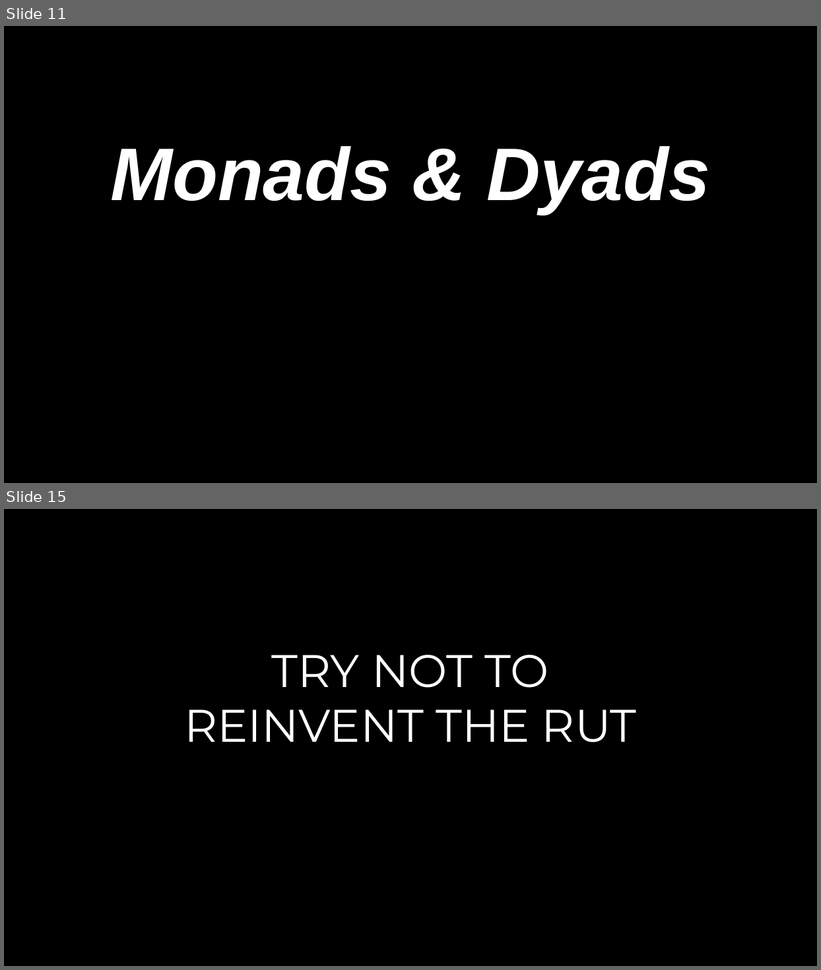
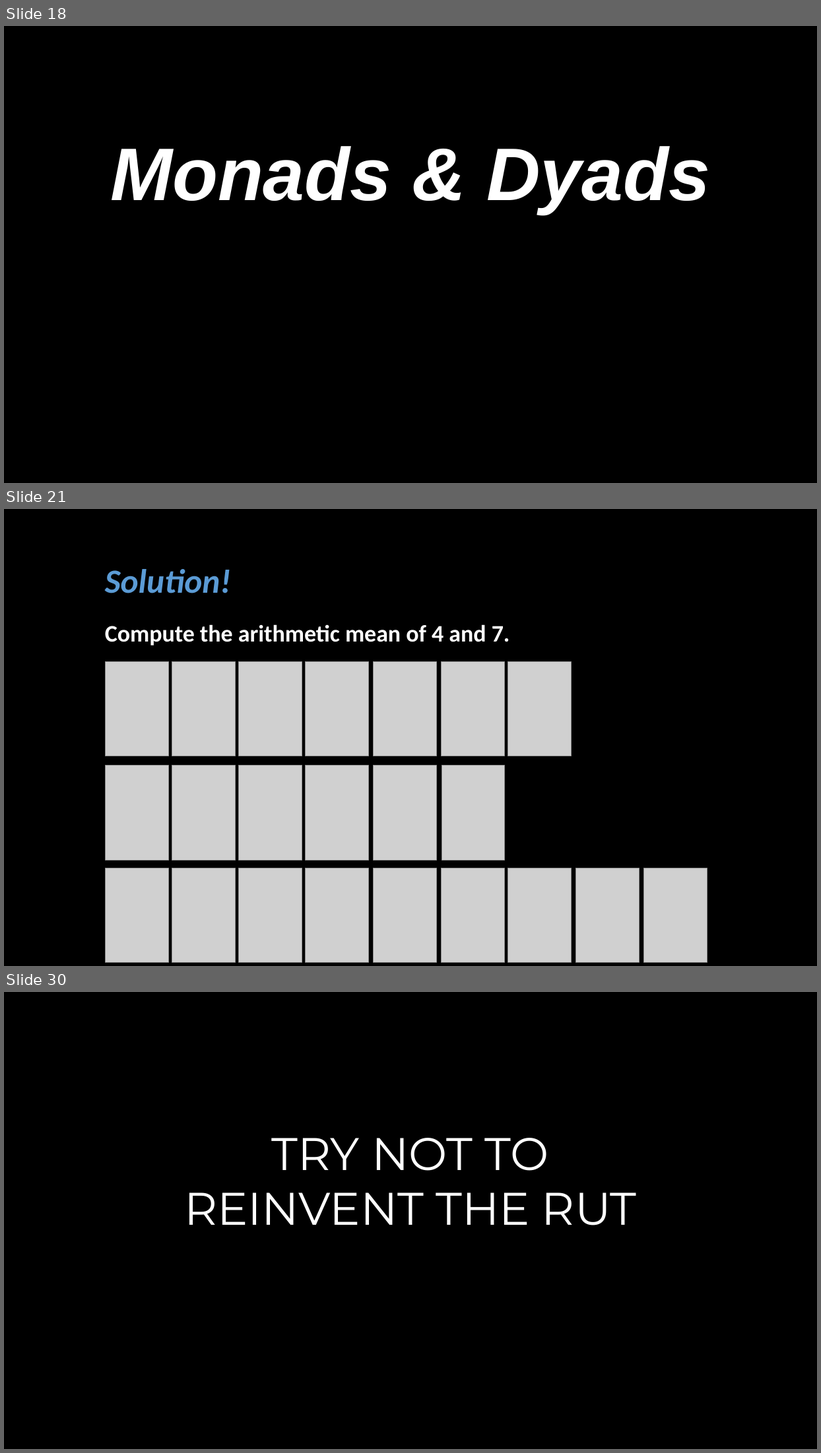
Before and after one commit to joshuaeckroth/zigzag, a slide deck: slides/zigzag.pptx. Shown one above the other, each under a label of ours: slides 11 and 15 before the commit, slides 18, 21 and 30 after it; the slides between them are not shown. The pictures are 821x970 and 821x1453 pixels, drawn with LibreOffice and Linux fonts; fonts in the diff are those of the drawing; grey boxes stand for pictures. Boxes give left, top, right and bottom in pixels: in the first picture for what was removed or moved away, otherwise in the second. Text is boxed around its words. In the diff, an @@ line names an element or a change of style, - is before the commit and + after.

```diff
--- a/slides/zigzag.pptx
+++ b/slides/zigzag.pptx
@@ slide 21 added at (4, 509, 817, 966), background #000000 @@
@@ text added at (105, 569, 231, 593), 40 pt, text #5B9BD5, bold, italic @@
+Solution!
@@ text added at (105, 625, 510, 646), 28 pt, text #FFFFFF, bold @@
+Compute the arithmetic mean of 4 and 7.
@@ picture added at (105, 662, 168, 757) @@
@@ picture added at (172, 662, 235, 757) @@
@@ picture added at (239, 662, 302, 757) @@
@@ picture added at (306, 662, 368, 757) @@
@@ picture added at (374, 662, 436, 757) @@
@@ picture added at (442, 662, 504, 757) @@
@@ picture added at (508, 662, 572, 757) @@
@@ picture added at (105, 766, 168, 860) @@
@@ picture added at (172, 766, 235, 860) @@
@@ picture added at (239, 766, 302, 860) @@
@@ picture added at (306, 766, 368, 860) @@
@@ picture added at (374, 766, 436, 860) @@
@@ picture added at (442, 766, 505, 860) @@
@@ picture added at (105, 868, 168, 963) @@
@@ picture added at (172, 868, 235, 963) @@
@@ picture added at (239, 868, 302, 963) @@
@@ picture added at (306, 868, 368, 963) @@
@@ picture added at (374, 868, 436, 963) @@
@@ picture added at (442, 868, 504, 963) @@
@@ picture added at (508, 868, 572, 963) @@
@@ picture added at (576, 868, 639, 963) @@
@@ picture added at (644, 868, 707, 963) @@
@@ what was slide 11 is now slide 18 @@
@@ what was slide 15 is now slide 30 @@
```
Also in this commit, not shown: 2 slides changed, 32 other slides added, 3 slides removed.
